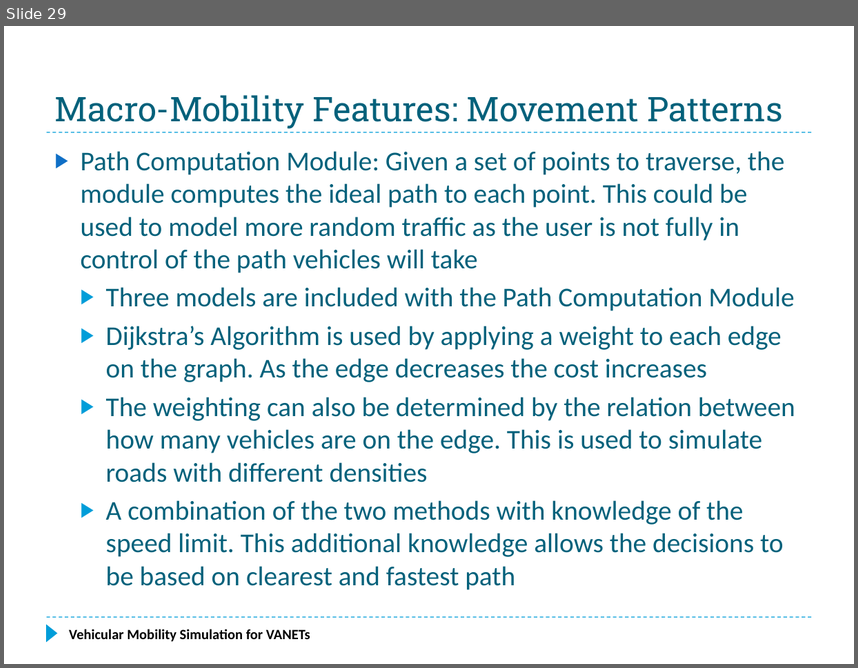
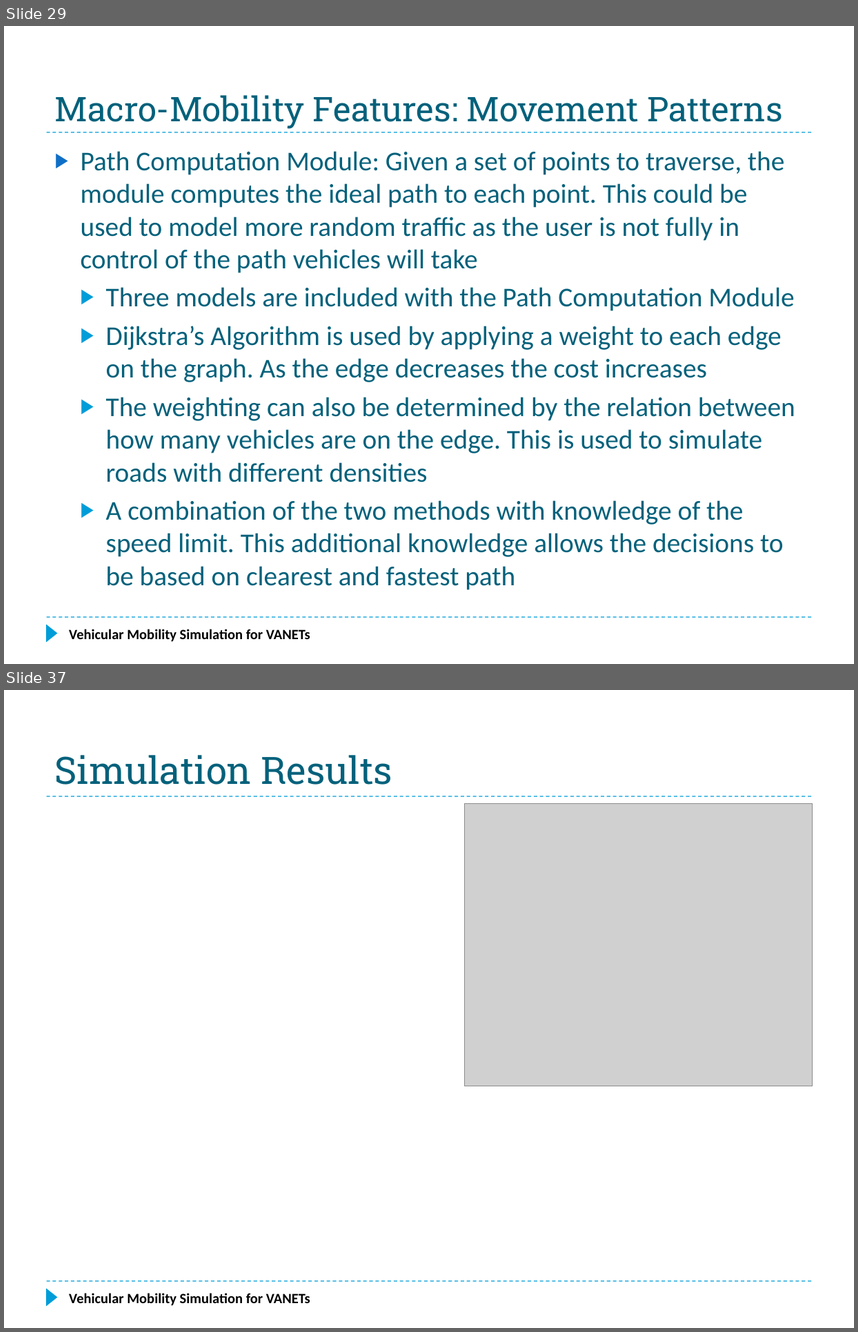
Before and after one commit to f33losopher/EEMaster_VANET, a slide deck: VANET_Felix.pptx. Shown one above the other, each under a label of ours: slide 29 before the commit, slides 29 and 37 after it; the slides between them are not shown. The pictures are 858x668 and 858x1332 pixels, drawn with LibreOffice and Linux fonts; fonts in the diff are those of the drawing; grey boxes stand for pictures. Boxes give left, top, right and bottom in pixels: in the first picture for what was removed or moved away, otherwise in the second. Text is boxed around its words. In the diff, an @@ line names an element or a change of style, - is before the commit and + after.

Commit message:
Simulation PPT, up to the simulation results

```diff
--- a/VANET_Felix.pptx
+++ b/VANET_Felix.pptx
@@ slide 37 added at (4, 690, 854, 1328), background #FFFFFF; not listed: 3 template elements that a slide beside it also shows @@
@@ title added at (55, 755, 393, 785), 32 pt, text #04617B @@
+Simulation Results
@@ picture added at (465, 803, 813, 1085) @@
@@ text added at (69, 1292, 310, 1305), 12 pt, text #000000, bold @@
+Vehicular Mobility Simulation for VANETs
```
Also in this commit, not shown: 1 slide changed, 6 other slides added.
